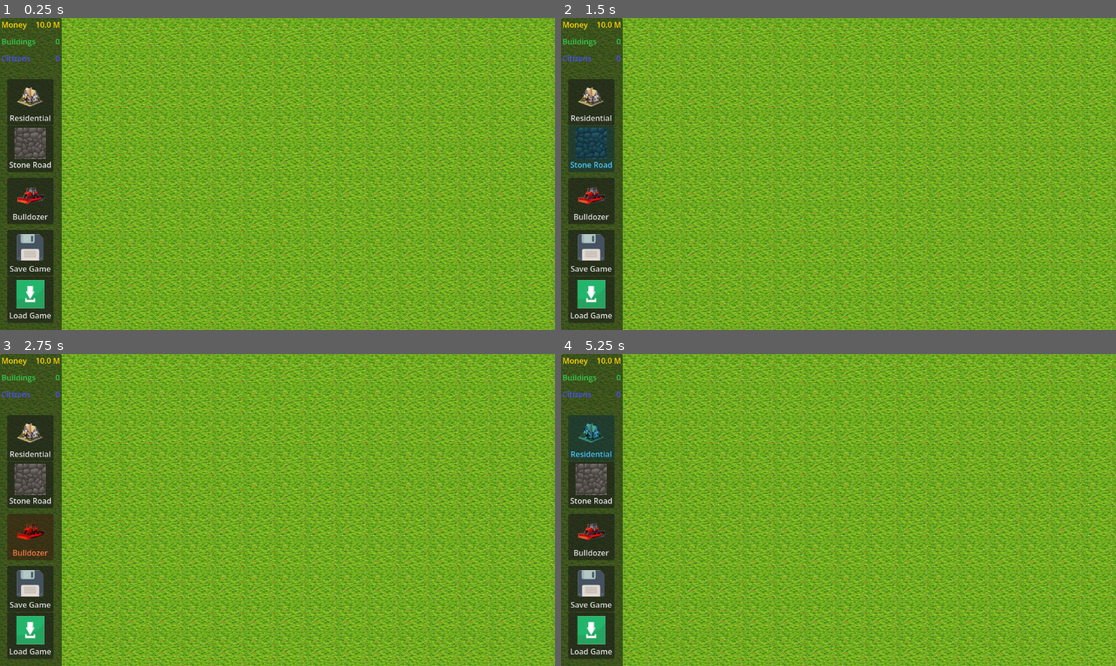
Above: before the commit, frames 1-4 (two rows, left to right).
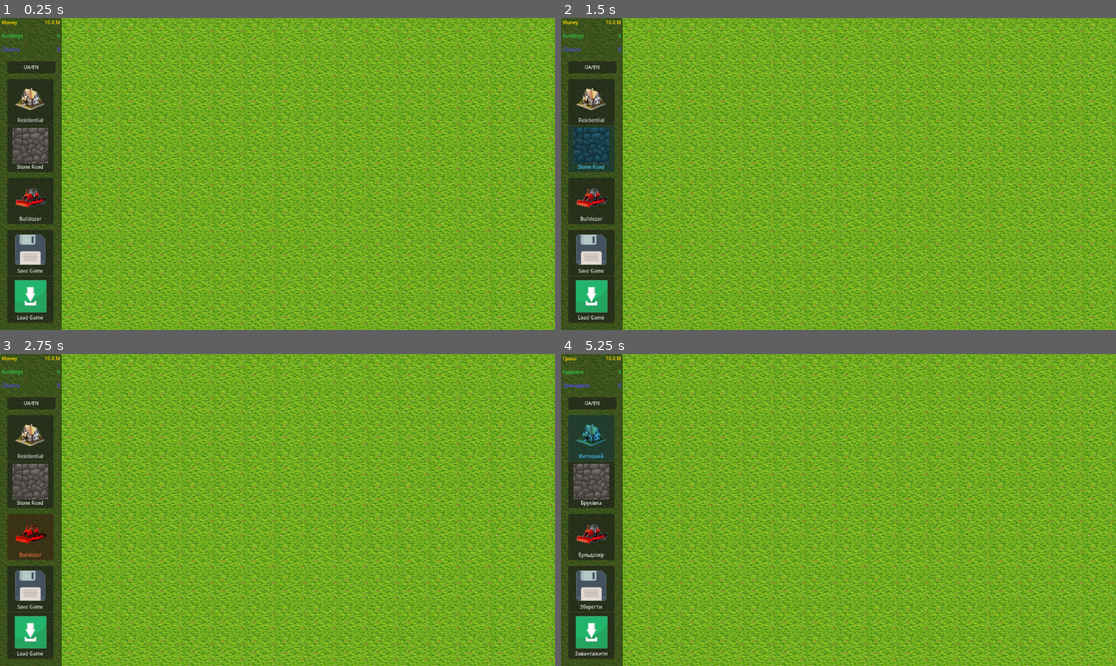
Above: after the commit, the same moments.

Repository: makanmel/citysim
Game: Godot game, scene res://Main.tscn
The game is run twice, just before and just after one commit, with the same random seed, the same clock (stepped at 60 frames per second) and the same inputs.
Inputs (mouse positions are in pixels of both pictures, inside the frame that each line leads up to):
- Up to frame 1 (0.25 s): no input
- Up to frame 2 (1.5 s): click "Residential" at 0.5 s; click "Stone Road" at 1.25 s
- Up to frame 3 (2.75 s): click "Bulldozer" at 2 s
- Up to frame 4 (5.25 s): click "Save Game" at 2.75 s; click "Load Game" at 3.5 s; click (594, 403) at 4.25 s, where only the run after the commit has a clickable "UA/EN"; click "Residential" (after the commit: "Житловий") at 5 s

The runs differ from the first frame. In frame 1, 2.3% of the frame differs, in the area x 0-11%, y 0-97%; in frame 2, 2.2%; in frame 3, 2.3%; in frame 4, 2.3%.

Commit message:
Localization

Diff:
--- a/Main.tscn
+++ b/Main.tscn
@@ -9,6 +9,7 @@
 [ext_resource type="Script" uid="uid://dr0nlgskc7sri" path="res://ui_controller.gd" id="6_ui"]
 [ext_resource type="Script" uid="uid://ccl3iddvfqv4j" path="res://citizen_manager.gd" id="7_citizens"]
 [ext_resource type="Script" uid="uid://hbb2xkwwwdkf" path="res://save_manager.gd" id="8_save"]
+[ext_resource type="Script" path="res://localization_manager.gd" id="9_localization"]
 [ext_resource type="Texture2D" uid="uid://dbq1sbuha3wpa" path="res://assets/64/road.png" id="8_trn2v"]
 [ext_resource type="Texture2D" uid="uid://cn1e0hwhatw60" path="res://assets/64/dozer.png" id="9_dozer"]
 [ext_resource type="Texture2D" uid="uid://c74pc7c5um1sw" path="res://assets/64/save.png" id="10_save"]
@@ -62,6 +63,9 @@
 [node name="SaveManager" type="Node" parent="." unique_id=970770230]
 script = ExtResource("8_save")
 
+[node name="LocalizationManager" type="Node" parent="."]
+script = ExtResource("9_localization")
+
 [node name="GroundTileMapLayer" type="TileMapLayer" parent="." unique_id=38782571]
 tile_set = SubResource("TileSet_fos0i")
 
@@ -93,6 +97,8 @@
 icon_alignment = 1
 vertical_icon_alignment = 0
 expand_icon = true
+autowrap_mode = 2
+theme_override_font_sizes/font_size = 10
 
 [node name="RoadButton" type="Button" parent="CanvasLayer/ToolPanel" unique_id=636139255]
 layout_mode = 0
@@ -106,6 +112,8 @@
 icon_alignment = 1
 vertical_icon_alignment = 0
 expand_icon = true
+autowrap_mode = 2
+theme_override_font_sizes/font_size = 10
 
 [node name="BulldozerButton" type="Button" parent="CanvasLayer/ToolPanel" unique_id=1319840278]
 layout_mode = 0
@@ -119,6 +127,8 @@
 icon_alignment = 1
 vertical_icon_alignment = 0
 expand_icon = true
+autowrap_mode = 2
+theme_override_font_sizes/font_size = 10
 
 [node name="SaveButton" type="Button" parent="CanvasLayer/ToolPanel" unique_id=1234567890]
 layout_mode = 0
@@ -132,6 +142,8 @@
 icon_alignment = 1
 vertical_icon_alignment = 0
 expand_icon = true
+autowrap_mode = 2
+theme_override_font_sizes/font_size = 10
 
 [node name="LoadButton" type="Button" parent="CanvasLayer/ToolPanel" unique_id=1286608618]
 layout_mode = 0
@@ -145,6 +157,8 @@
 icon_alignment = 1
 vertical_icon_alignment = 0
 expand_icon = true
+autowrap_mode = 2
+theme_override_font_sizes/font_size = 10
 
 [node name="MoneyLabel" type="Label" parent="CanvasLayer" unique_id=25590121]
 offset_left = 3.0
@@ -152,7 +166,9 @@
 offset_right = 78.0
 offset_bottom = 25.0
 theme_override_colors/font_color = Color(1, 0.84, 0, 1)
+theme_override_font_sizes/font_size = 10
 text = "Money"
+autowrap_mode = 2
 metadata/_edit_use_anchors_ = true
 
 [node name="MoneyValue" type="Label" parent="CanvasLayer" unique_id=25590122]
@@ -161,46 +177,61 @@
 offset_right = 125.0
 offset_bottom = 25.0
 theme_override_colors/font_color = Color(1, 0.84, 0, 1)
+theme_override_font_sizes/font_size = 10
 text = "0"
 horizontal_alignment = 2
 metadata/_edit_use_anchors_ = true
 
 [node name="BuildingsLabel" type="Label" parent="CanvasLayer" unique_id=2099031934]
 offset_left = 3.0
-offset_top = 37.0
+offset_top = 30.0
 offset_right = 78.0
-offset_bottom = 60.0
+offset_bottom = 53.0
 theme_override_colors/font_color = Color(0.2, 0.8, 0.3, 1)
+theme_override_font_sizes/font_size = 10
 text = "Buildings"
+autowrap_mode = 2
 metadata/_edit_use_anchors_ = true
 
 [node name="BuildingsValue" type="Label" parent="CanvasLayer" unique_id=2099031935]
 offset_left = 72.0
-offset_top = 37.0
+offset_top = 30.0
 offset_right = 125.0
-offset_bottom = 60.0
+offset_bottom = 53.0
 theme_override_colors/font_color = Color(0.2, 0.8, 0.3, 1)
+theme_override_font_sizes/font_size = 10
 text = "0"
 horizontal_alignment = 2
 metadata/_edit_use_anchors_ = true
 
 [node name="CitizensLabel" type="Label" parent="CanvasLayer" unique_id=881678036]
 offset_left = 3.0
-offset_top = 72.0
+offset_top = 58.0
 offset_right = 78.0
-offset_bottom = 95.0
+offset_bottom = 81.0
 theme_override_colors/font_color = Color(0.3, 0.3, 1, 1)
+theme_override_font_sizes/font_size = 10
 text = "Citizens"
+autowrap_mode = 2
 metadata/_edit_use_anchors_ = true
 
 [node name="CitizensValue" type="Label" parent="CanvasLayer" unique_id=881678037]
 offset_left = 72.0
-offset_top = 72.0
+offset_top = 58.0
 offset_right = 125.0
-offset_bottom = 95.0
+offset_bottom = 81.0
 theme_override_colors/font_color = Color(0.3, 0.3, 1, 1)
+theme_override_font_sizes/font_size = 10
 text = "0"
 horizontal_alignment = 2
 metadata/_edit_use_anchors_ = true
 
+[node name="LanguageButton" type="Button" parent="CanvasLayer" unique_id=1111111111]
+offset_left = 15.0
+offset_top = 90.0
+offset_right = 115.0
+offset_bottom = 115.0
+text = "UA/EN"
+theme_override_font_sizes/font_size = 10
+
 [connection signal="timeout" from="Timer" to="." method="_on_timer_timeout"]
--- /dev/null
+++ b/localization_manager.gd
@@ -0,0 +1,49 @@
+class_name LocalizationManager
+extends Node
+
+enum Language { EN, UK }
+
+var current_language: Language = Language.EN
+var translations: Dictionary = {
+	Language.EN: {
+		"money": "Money",
+		"buildings": "Buildings",
+		"citizens": "Citizens",
+		"residential": "Residential",
+		"stone_road": "Stone Road",
+		"bulldozer": "Bulldozer",
+		"save_game": "Save Game",
+		"load_game": "Load Game",
+		"residential_tooltip": "Residential building",
+		"stone_road_tooltip": "Stone road",
+		"bulldozer_tooltip": "Bulldozer",
+		"save_tooltip": "Save",
+		"load_tooltip": "Load"
+	},
+	Language.UK: {
+		"money": "Гроші",
+		"buildings": "Будинки",
+		"citizens": "Громадяни",
+		"residential": "Житловий",
+		"stone_road": "Бруківка",
+		"bulldozer": "Бульдозер",
+		"save_game": "Зберегти",
+		"load_game": "Завантажити",
+		"residential_tooltip": "Житловий будинок",
+		"stone_road_tooltip": "Бруківка",
+		"bulldozer_tooltip": "Бульдозер",
+		"save_tooltip": "Зберегти",
+		"load_tooltip": "Завантажити"
+	}
+}
+
+signal language_changed(language: Language)
+
+func get_text(key: String) -> String:
+	if translations.has(current_language) and translations[current_language].has(key):
+		return translations[current_language][key]
+	return key  # Return key as fallback
+
+func set_language(language: Language) -> void:
+	current_language = language
+	language_changed.emit(language)
--- a/main.gd
+++ b/main.gd
@@ -13,6 +13,7 @@
 @onready var buildings_value: Label = $CanvasLayer/BuildingsValue
 @onready var citizens_label: Label = $CanvasLayer/CitizensLabel
 @onready var citizens_value: Label = $CanvasLayer/CitizensValue
+@onready var localization: Node = $LocalizationManager
 
 var citizen_labels: Dictionary = {}  # Vector2i -> Node
 
@@ -30,6 +31,11 @@
 	economy.citizens_added_to_building.connect(_on_citizens_added_to_building)
 	economy.citizens_removed_from_building.connect(_on_citizens_removed_from_building)
 	placement_manager.placed.connect(_on_placed)
+
+	localization.language_changed.connect(_on_language_changed)
+	$CanvasLayer/LanguageButton.pressed.connect(_on_language_button_pressed)
+
+	update_ui_text()
 	placement_manager.building_removed.connect(_on_building_removed)
 	placement_manager.placement_failed.connect(_on_placement_failed)
 
@@ -139,6 +145,31 @@
 				if label and label.has_method("set_count"):
 					label.set_count(count)
 
+func _on_language_button_pressed() -> void:
+	if localization.current_language == 0:  # LocalizationManager.Language.EN
+		localization.set_language(1)  # LocalizationManager.Language.UK
+	else:
+		localization.set_language(0)  # LocalizationManager.Language.EN
+
+func _on_language_changed(language: int) -> void:
+	update_ui_text()
+
+func update_ui_text() -> void:
+	money_label.text = localization.get_text("money")
+	buildings_label.text = localization.get_text("buildings")
+	citizens_label.text = localization.get_text("citizens")
+
+	$CanvasLayer/ToolPanel/ResidentialButton.text = localization.get_text("residential")
+	$CanvasLayer/ToolPanel/ResidentialButton.tooltip_text = localization.get_text("residential_tooltip")
+	$CanvasLayer/ToolPanel/RoadButton.text = localization.get_text("stone_road")
+	$CanvasLayer/ToolPanel/RoadButton.tooltip_text = localization.get_text("stone_road_tooltip")
+	$CanvasLayer/ToolPanel/BulldozerButton.text = localization.get_text("bulldozer")
+	$CanvasLayer/ToolPanel/BulldozerButton.tooltip_text = localization.get_text("bulldozer_tooltip")
+	$CanvasLayer/ToolPanel/SaveButton.text = localization.get_text("save_game")
+	$CanvasLayer/ToolPanel/SaveButton.tooltip_text = localization.get_text("save_tooltip")
+	$CanvasLayer/ToolPanel/LoadButton.text = localization.get_text("load_game")
+	$CanvasLayer/ToolPanel/LoadButton.tooltip_text = localization.get_text("load_tooltip")
+
 
 func spawn_floating_text(text: String, pos: Vector2, color: Color = Color.WHITE, fade_rate: float = 1.5) -> void:
 	var ft: Node = floating_text_scene.instantiate()
--- a/save_manager.gd
+++ b/save_manager.gd
@@ -40,7 +40,8 @@
 		"buildings_positions": buildings_serialized,
 		"roads_positions": roads_serialized,
 		"citizens_per_building": citizens_serialized,
-		"current_tool": tool_manager.current_tool
+		"current_tool": tool_manager.current_tool,
+		"language": get_parent().get_node("LocalizationManager").current_language
 	}
 
 	var file: FileAccess = FileAccess.open(SAVE_FILE_PATH, FileAccess.WRITE)
@@ -93,6 +94,11 @@
 
 	tool_manager.current_tool = data.get("current_tool", tool_manager.ToolType.NONE)
 
+	# Restore language preference
+	var localization = get_parent().get_node("LocalizationManager")
+	var saved_language = data.get("language", 0)  # Default to EN
+	localization.set_language(saved_language)
+
 	# Rebuild tilemaps
 	rebuild_tilemaps()
 
